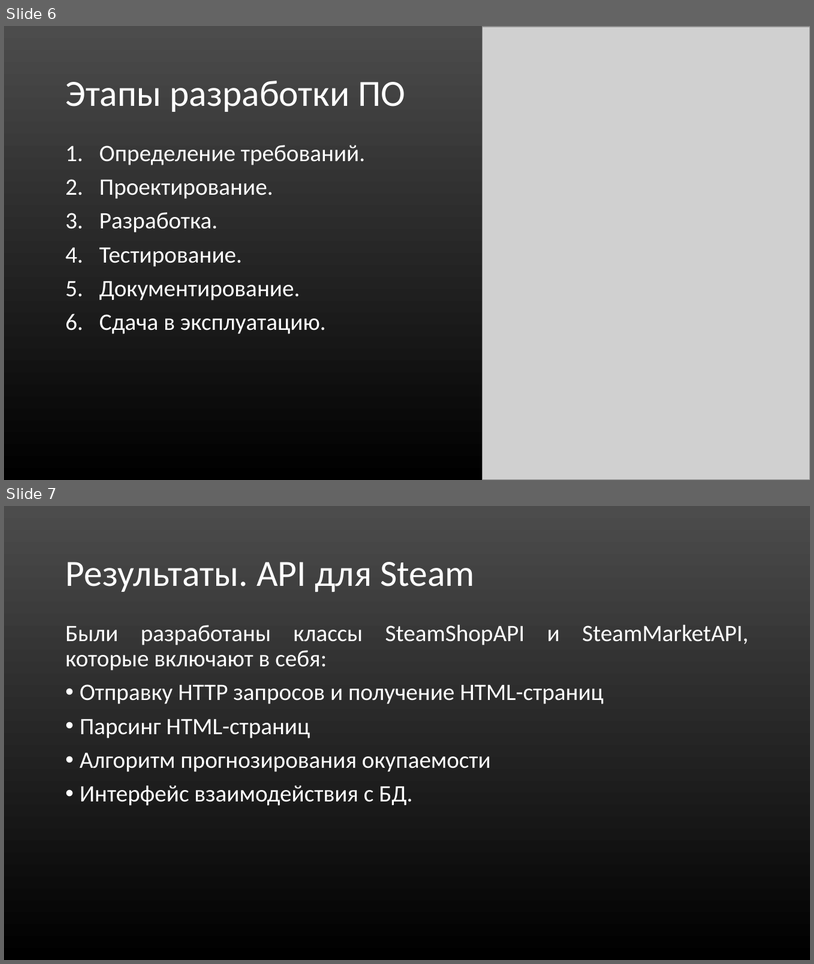
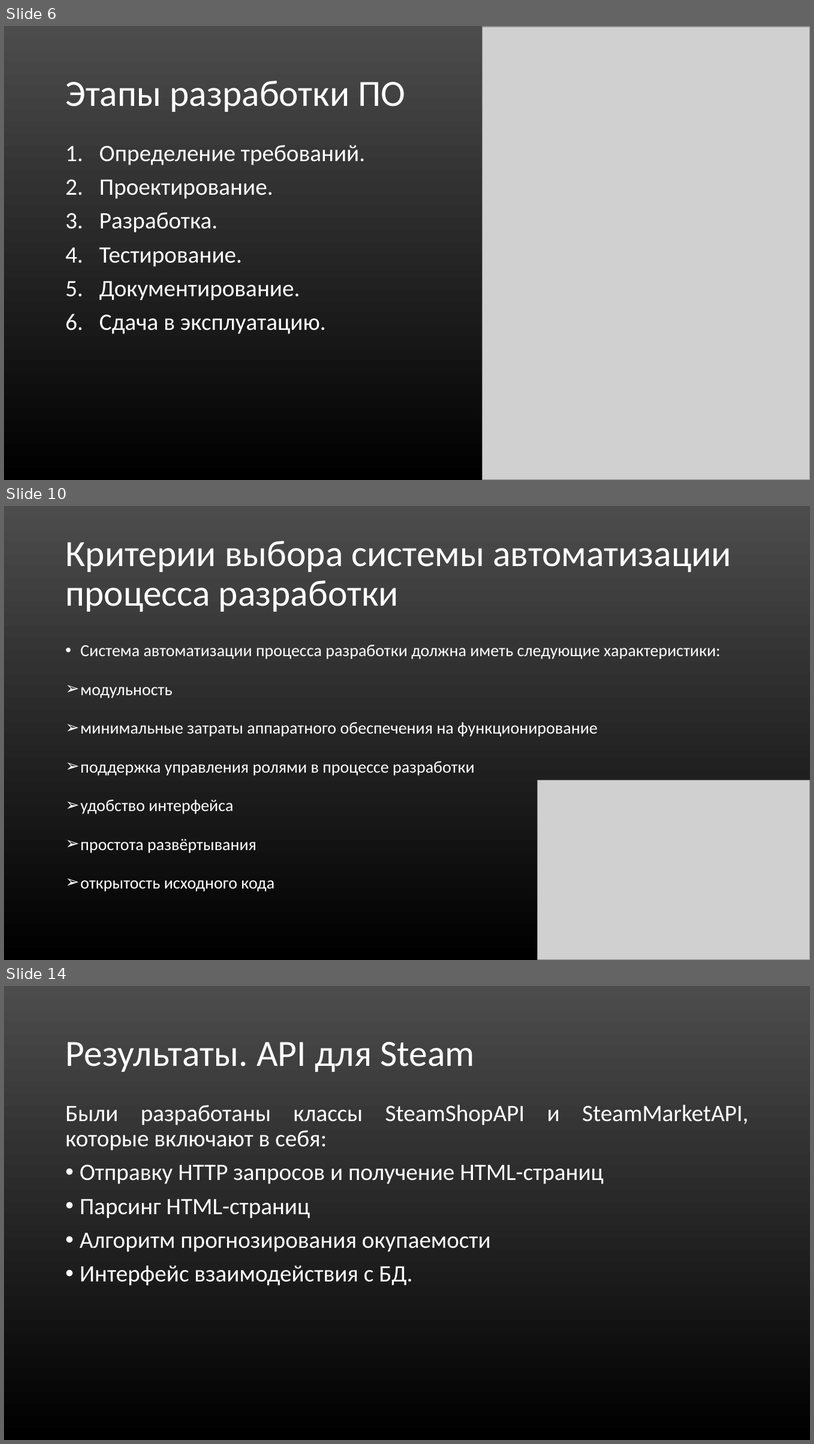
Before and after one commit to Mr-Dm1try/SteamCardsFarmer, a slide deck: Презентация_Помойки.ppt. Shown one above the other, each under a label of ours: slides 6 and 7 before the commit, slides 6, 10 and 14 after it; the slides between them are not shown. The pictures are 814x964 and 814x1444 pixels, drawn with LibreOffice and Linux fonts; fonts in the diff are those of the drawing; grey boxes stand for pictures. Boxes give left, top, right and bottom in pixels: in the first picture for what was removed or moved away, otherwise in the second. Text is boxed around its words. In the diff, an @@ line names an element or a change of style, - is before the commit and + after.

```diff
--- a/Презентация_Помойки.ppt
+++ b/Презентация_Помойки.ppt
@@ slide 10 added at (4,506,810,960), background gradient #4C4C4C to #000000 @@
@@ title added at (65,541,732,612), 44 pt, text #FFFFFF @@
+Критерии выбора системы автоматизации процесса разработки
@@ text added at (80,645,721,891), 20 pt, text #FFFFFF @@
+• Система автоматизации процесса разработки должна иметь следующие характеристики:
+➢ модульность
+➢ минимальные затраты аппаратного обеспечения на функционирование
+➢ поддержка управления ролями в процессе разработки
+➢ удобство интерфейса
+➢ простота развёртывания
+➢ открытость исходного кода
@@ picture added at (537,780,810,960) @@
@@ what was slide 7 is now slide 14 @@
```
Also in this commit, not shown: 6 other slides added.
